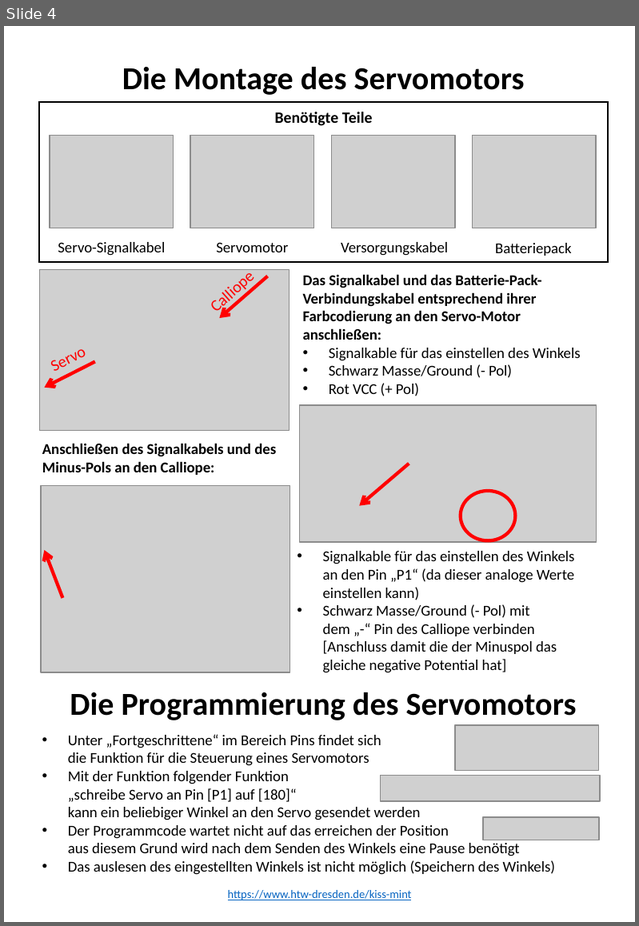
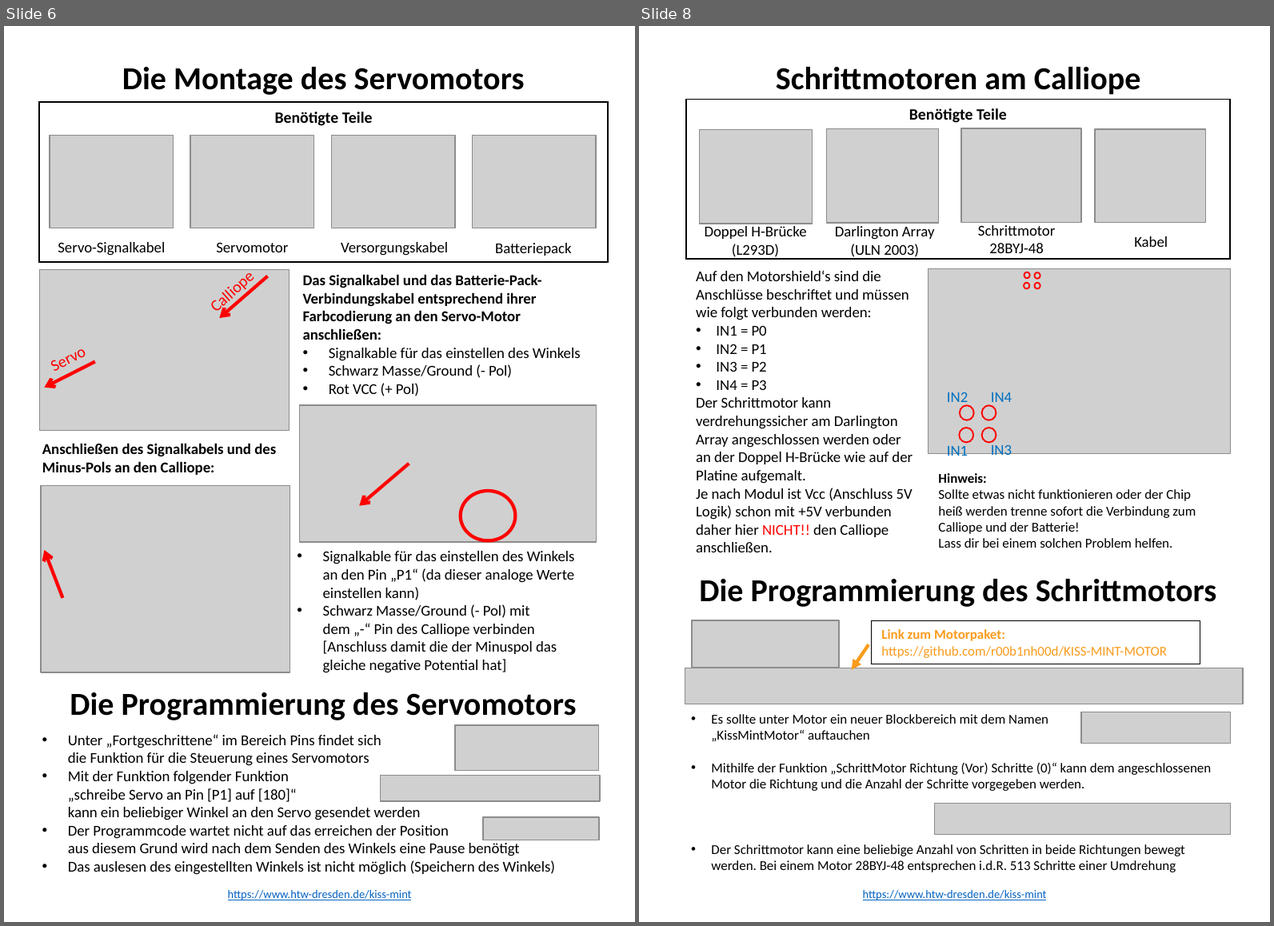
Before and after one commit to macim0/KISS_MINT, a slide deck: Handouts/Handouts-Motor_USR_Servo_IR.pptx. Shown side by side, each under a label of ours: slide 4 before the commit, slides 6 and 8 after it; the slides between them are not shown. The pictures are 639x926 and 1274x926 pixels, drawn with LibreOffice and Linux fonts; fonts in the diff are those of the drawing; grey boxes stand for pictures. Boxes give left, top, right and bottom in pixels: in the first picture for what was removed or moved away, otherwise in the second. Text is boxed around its words. In the diff, an @@ line names an element or a change of style, - is before the commit and + after.

```diff
--- a/Handouts/Handouts-Motor_USR_Servo_IR.pptx
+++ b/Handouts/Handouts-Motor_USR_Servo_IR.pptx
@@ slide 8 added at (x1=639, y1=26, x2=1270, y2=922), background #FFFFFF; not listed: 1 template element that a slide beside it also shows @@
@@ text added at (x1=776, y1=67, x2=1141, y2=95), 21.4 pt, text #000000, bold @@
+Schrittmotoren am Calliope
@@ rectangle added at (x1=685, y1=100, x2=1230, y2=260), fill #FFFFFF, outline #000000 1 pt, 10.6 pt, text #000000, bold @@
+Benötigte Teile
@@ picture added at (x1=700, y1=130, x2=813, y2=224) @@
@@ picture added at (x1=826, y1=129, x2=938, y2=223) @@
@@ picture added at (x1=961, y1=129, x2=1082, y2=223) @@
@@ picture added at (x1=1095, y1=129, x2=1205, y2=222) @@
@@ text added at (x1=705, y1=226, x2=806, y2=259), 10 pt, text #000000 @@
+Doppel H-Brücke (L293D)
@@ text added at (x1=835, y1=226, x2=935, y2=259), 10 pt, text #000000 @@
+Darlington Array
+(ULN 2003)
@@ text added at (x1=978, y1=225, x2=1055, y2=253), 10 pt, text #000000 @@
+Schrittmotor 28BYJ-48
@@ text added at (x1=1134, y1=236, x2=1168, y2=247), 10 pt, text #000000 @@
+Kabel
@@ text added at (x1=696, y1=270, x2=913, y2=552), 10 pt, text #000000 @@
+Auf den Motorshield‘s sind die Anschlüsse beschriftet und müssen wie folgt verbunden werden:
+• IN1 = P0
+• IN2 = P1
+• IN3 = P2
+• IN4 = P3
+Der Schrittmotor kann verdrehungssicher am Darlington Array angeschlossen werden oder an der Doppel H-Brücke wie auf der Platine aufgemalt.
+Je nach Modul ist Vcc (Anschluss 5V Logik) schon mit +5V verbunden daher hier NICHT!! den Calliope anschließen.
@@ picture added at (x1=928, y1=268, x2=1230, y2=454) @@
@@ ellipse added at (x1=1023, y1=283, x2=1029, y2=289), outline #FF0000 1 pt @@
@@ ellipse added at (x1=1025, y1=272, x2=1030, y2=278), outline #FF0000 1 pt @@
@@ ellipse added at (x1=1034, y1=272, x2=1040, y2=278), outline #FF0000 1 pt @@
@@ ellipse added at (x1=1034, y1=283, x2=1040, y2=289), outline #FF0000 1 pt @@
@@ text added at (x1=947, y1=392, x2=968, y2=406), 10 pt, text #0070C0 @@
+IN2
@@ ellipse added at (x1=960, y1=405, x2=973, y2=420), outline #FF0000 1 pt @@
@@ ellipse added at (x1=982, y1=405, x2=997, y2=420), outline #FF0000 1 pt @@
@@ text added at (x1=991, y1=392, x2=1012, y2=407), 10 pt, text #0070C0 @@
+IN4
@@ ellipse added at (x1=960, y1=428, x2=973, y2=443), outline #FF0000 1 pt @@
@@ ellipse added at (x1=982, y1=428, x2=997, y2=443), outline #FF0000 1 pt @@
@@ text added at (x1=947, y1=443, x2=968, y2=460), 10 pt, text #0070C0 @@
+IN1
@@ text added at (x1=991, y1=445, x2=1012, y2=460), 10 pt, text #0070C0 @@
+IN3
@@ text added at (x1=938, y1=473, x2=1196, y2=548), 9 pt, text #000000 @@
+Hinweis:
+Sollte etwas nicht funktionieren oder der Chip heiß werden trenne sofort die Verbindung zum Calliope und der Batterie!
+Lass dir bei einem solchen Problem helfen.
@@ text added at (x1=699, y1=579, x2=1217, y2=607), 21.4 pt, text #000000, bold @@
+Die Programmierung des Schrittmotors
@@ picture added at (x1=692, y1=620, x2=839, y2=667) @@
@@ rectangle added at (x1=871, y1=620, x2=1200, y2=664), outline #000000 0.75 pt, 9 pt, text #F99B1C @@
+Link zum Motorpaket:
+https://github.com/r00b1nh00d/KISS-MINT-MOTOR
@@ arrow added from (869, 644) to (851, 669), #F99B1C 2.25 pt @@
@@ picture added at (x1=685, y1=667, x2=1243, y2=703) @@
@@ text added at (x1=711, y1=714, x2=1212, y2=872), 9 pt, text #000000 @@
+• Es sollte unter Motor ein neuer Blockbereich mit dem Namen
+  „KissMintMotor“ auftauchen
+• Mithilfe der Funktion „SchrittMotor Richtung (Vor) Schritte (0)“ kann dem angeschlossenen Motor die Richtung und die Anzahl der Schritte vorgegeben werden.
+• Der Schrittmotor kann eine beliebige Anzahl von Schritten in beide Richtungen bewegt werden. Bei einem Motor 28BYJ-48 entsprechen i.d.R. 513 Schritte einer Umdrehung
@@ picture added at (x1=1081, y1=712, x2=1229, y2=743) @@
@@ picture added at (x1=934, y1=802, x2=1230, y2=834) @@
@@ what was slide 4 is now slide 6 @@
```
Also in this commit, not shown: 2 slides changed, 4 other slides added, 1 other file.
